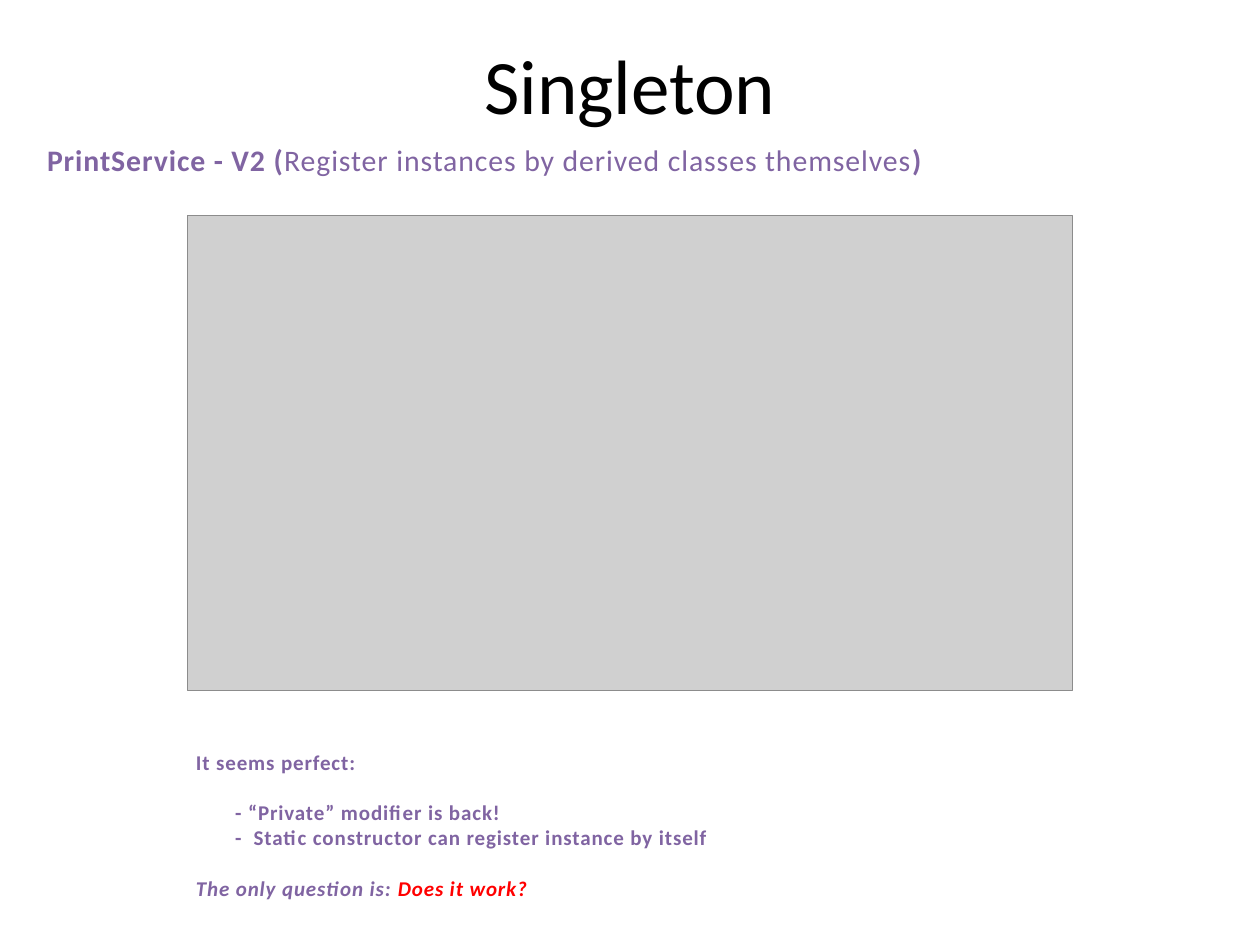
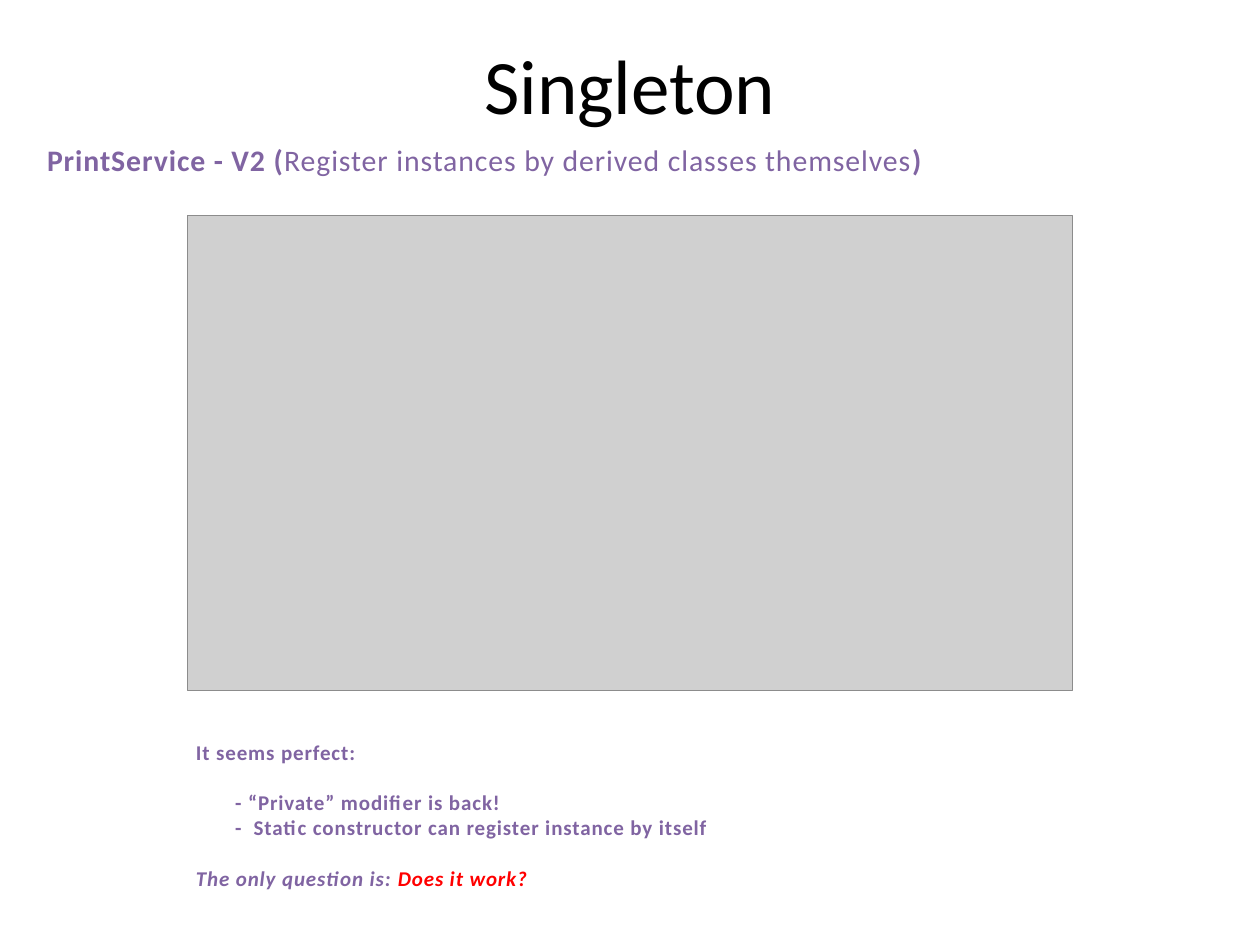
Before and after one commit to PlumpMath/DesignPattern-956, a slide deck: slide 17 of _Doc/DesignPattern.P3.Creational(Singleton).pptx. Drawn at 1260x945 pixels with LibreOffice and Linux fonts; fonts in the diff are those of the drawing; grey boxes stand for pictures. Boxes give left, top, right and bottom in pixels: in the first picture for what was removed or moved away, otherwise in the second. Text is boxed around its words. In the diff, an @@ line names an element or a change of style, - is before the commit and + after.

```diff
--- a/_Doc/DesignPattern.P3.Creational(Singleton).pptx
+++ b/_Doc/DesignPattern.P3.Creational(Singleton).pptx
@@ text "It seems perfect:": place and size @@
-text "It seems perfect:" at [196,755,707,900]
+text "It seems perfect:" at [196,745,707,890]
```
Also in this commit, not shown: 6 other slides changed, 2 slides added, 5 slides removed, 2 other files.
